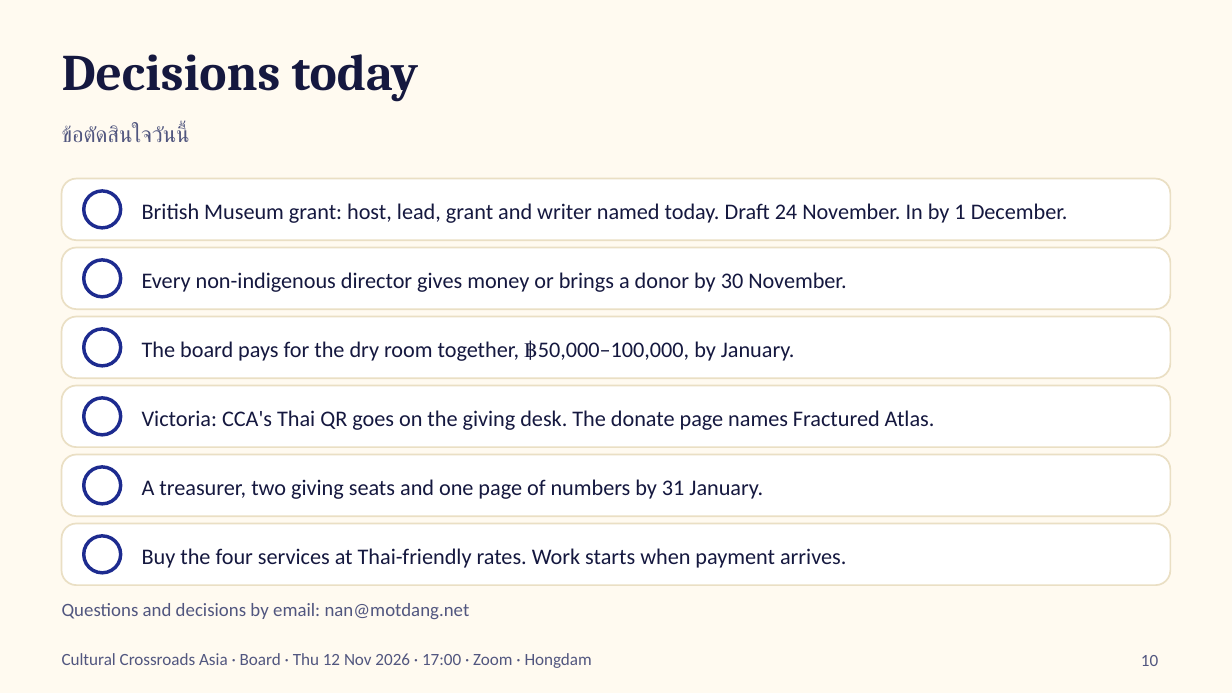
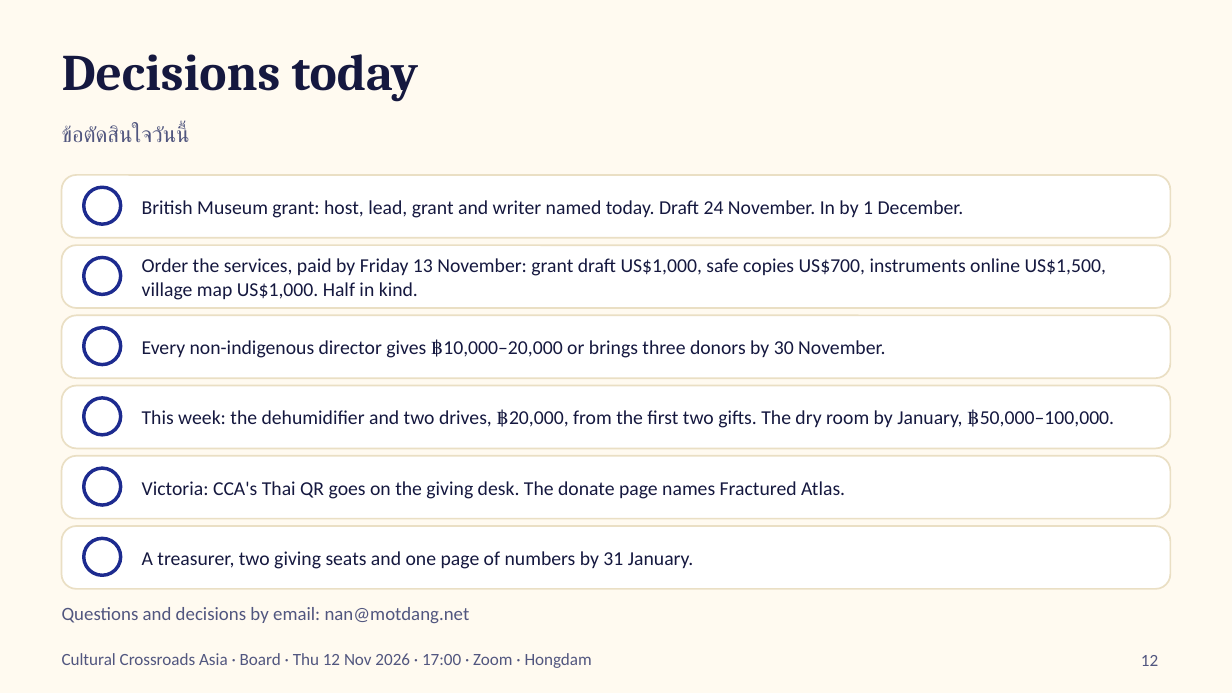
Before and after one commit to motdang/hongdam-site, a slide deck: slide 12 of docs/for/cca/board/CCA board brief - 12 Nov 2026.pptx (slide 10 before the commit). Drawn at 1232x693 pixels with LibreOffice and Linux fonts; fonts in the diff are those of the drawing. Boxes give left, top, right and bottom in pixels: in the first picture for what was removed or moved away, otherwise in the second. Text is boxed around its words. In the diff, an @@ line names an element or a change of style, - is before the commit and + after.

```diff
--- a/docs/for/cca/board/CCA board brief - 12 Nov 2026.pptx
+++ b/docs/for/cca/board/CCA board brief - 12 Nov 2026.pptx
@@ proportions changed in 6 elements at <box>62,315,1170,378</box>, <box>62,386,1170,448</box>, <box>62,245,1170,308</box>, <box>62,456,1170,519</box>, <box>62,526,1170,589</box>, <box>62,175,1170,238</box> @@
@@ rounded rectangle: place and size @@
-rounded rectangle at <box>62,179,1170,240</box>
+rounded rectangle at <box>62,175,1170,238</box>
@@ ellipse: place and size @@
-ellipse at <box>84,191,121,228</box>
+ellipse at <box>84,187,121,224</box>
@@ text at <box>142,258,1106,300</box>: text changed; size 13 to 11.5 pt @@
-Every non-indigenous director gives money or brings a donor by 30 November.
+Order the services, paid by Friday 13 November: grant draft US$1,000, safe copies US$700, instruments online US$1,500, village map US$1,000. Half in kind.
@@ text at <box>142,339,885,358</box>: text changed; size 13 to 11.5 pt @@
-The board pays for the dry room together, ฿50,000–100,000, by January.
+Every non-indigenous director gives ฿10,000–20,000 or brings three donors by 30 November.
@@ text added at <box>142,409,1114,428</box>, 11.5 pt, text #15183F @@
+This week: the dehumidifier and two drives, ฿20,000, from the first two gifts. The dry room by January, ฿50,000–100,000.
@@ text "Victoria: CCA's Thai QR goes ...": place and size @@
-text "Victoria: CCA's Thai QR goes ..." at <box>142,410,935,430</box>
+text "Victoria: CCA's Thai QR goes ..." at <box>142,481,845,499</box>
@@ rounded rectangle: place and size @@
-rounded rectangle at <box>62,524,1170,585</box>
+rounded rectangle at <box>62,526,1170,589</box>
@@ size 13 to 11.5 pt in 3 elements at <box>142,200,964,218</box>, <box>142,481,845,499</box>, <box>142,551,693,569</box> @@
@@ text "A treasurer, two giving seats ...": place and size @@
-text "A treasurer, two giving seats ..." at <box>142,479,763,499</box>
+text "A treasurer, two giving seats ..." at <box>142,551,693,569</box>
@@ text removed at <box>142,548,846,568</box> @@
-Buy the four services at Thai-friendly rates. Work starts when payment arrives.
@@ text "Questions and decisions by email: ...": place and size @@
-text "Questions and decisions by email: ..." at <box>62,603,470,619</box>
+text "Questions and decisions by email: ..." at <box>62,607,470,623</box>
@@ page number at <box>1141,655,1158,666</box>: text changed @@
-10
+12
```
Also in this commit, not shown: 7 other slides changed, 5 slides added, 4 slides removed, 3 other files.
